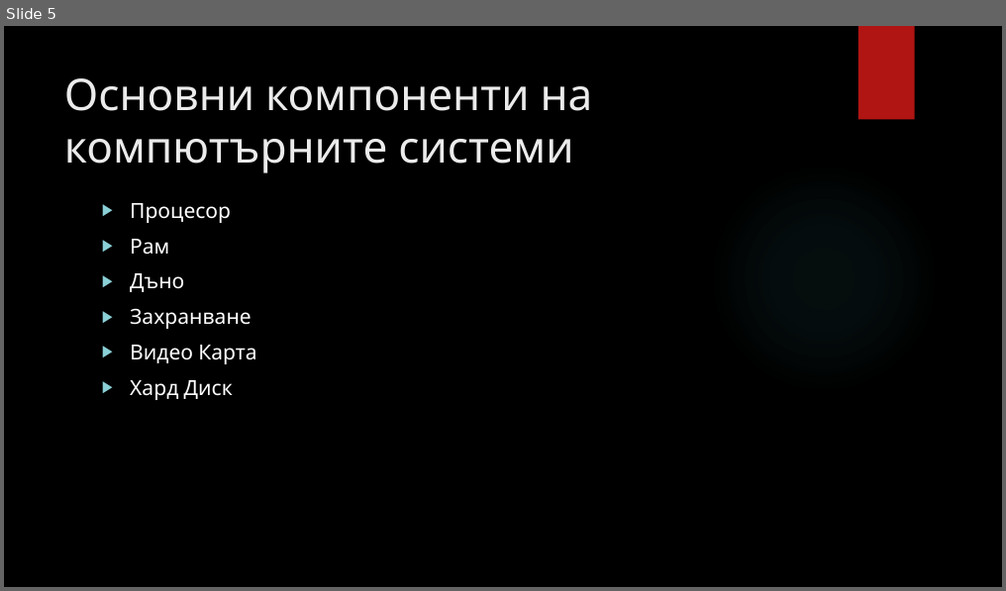
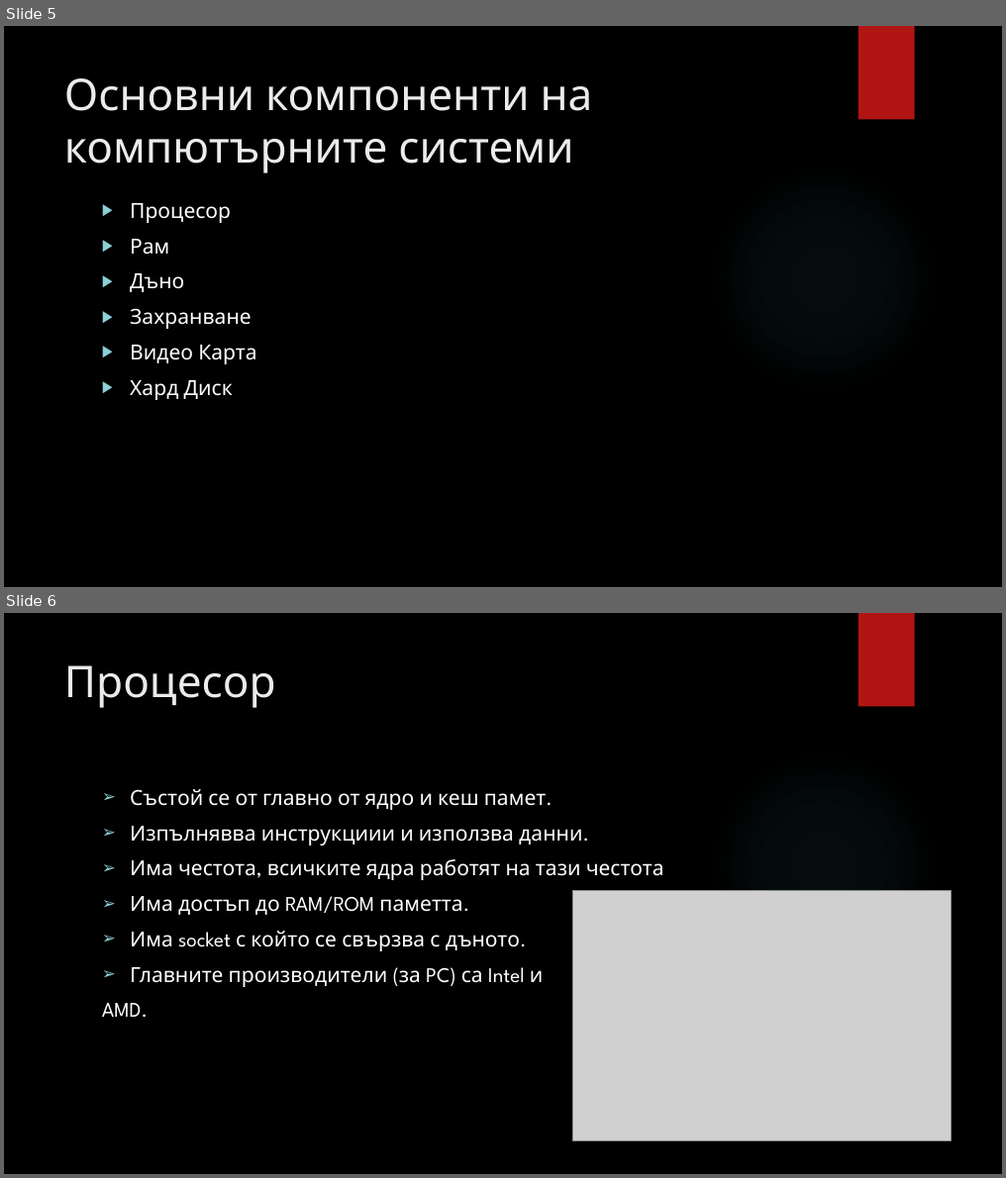
Before and after one commit to metodiev/IT-Olympics, a slide deck: Конспект за Олимпиада ИТ.pptx. Shown one above the other, each under a label of ours: slide 5 before the commit, slides 5 and 6 after it. The pictures are 1006x591 and 1006x1178 pixels, drawn with LibreOffice and Linux fonts; fonts in the diff are those of the drawing; grey boxes stand for pictures; background and template pictures are left out. Boxes give left, top, right and bottom in pixels: in the first picture for what was removed or moved away, otherwise in the second. Text is boxed around its words. In the diff, an @@ line names an element or a change of style, - is before the commit and + after.

```diff
--- a/Конспект за Олимпиада ИТ.pptx
+++ b/Конспект за Олимпиада ИТ.pptx
@@ slide 6 added at (4, 613, 1002, 1174), background picture (left out); not listed: 2 template elements that a slide beside it also shows @@
@@ title added at (64, 665, 276, 708), 42 pt, text #EBEBEB @@
+Процесор
@@ text added at (102, 789, 664, 1017), 20 pt, text #FFFFFF @@
+➢ Състой се от главно от ядро и кеш памет.
+➢ Изпълнявва инструкциии и използва данни.
+➢ Има честота, всичките ядра работят на тази честота
+➢ Има достъп до RAM/ROM паметта.
+➢ Има socket с който се свързва с дъното.
+➢ Главните производители (за PC) са Intel и
+AMD.
@@ picture added at (573, 890, 951, 1141) @@
```
Also in this commit, not shown: 1 slide removed.
